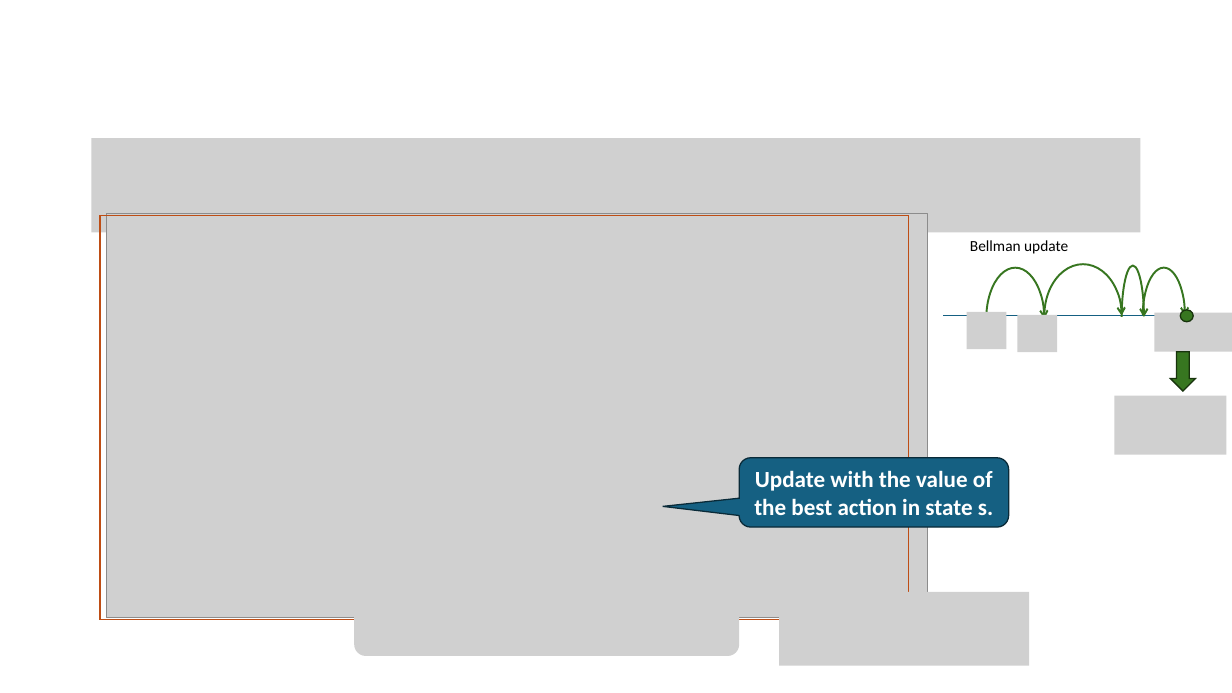
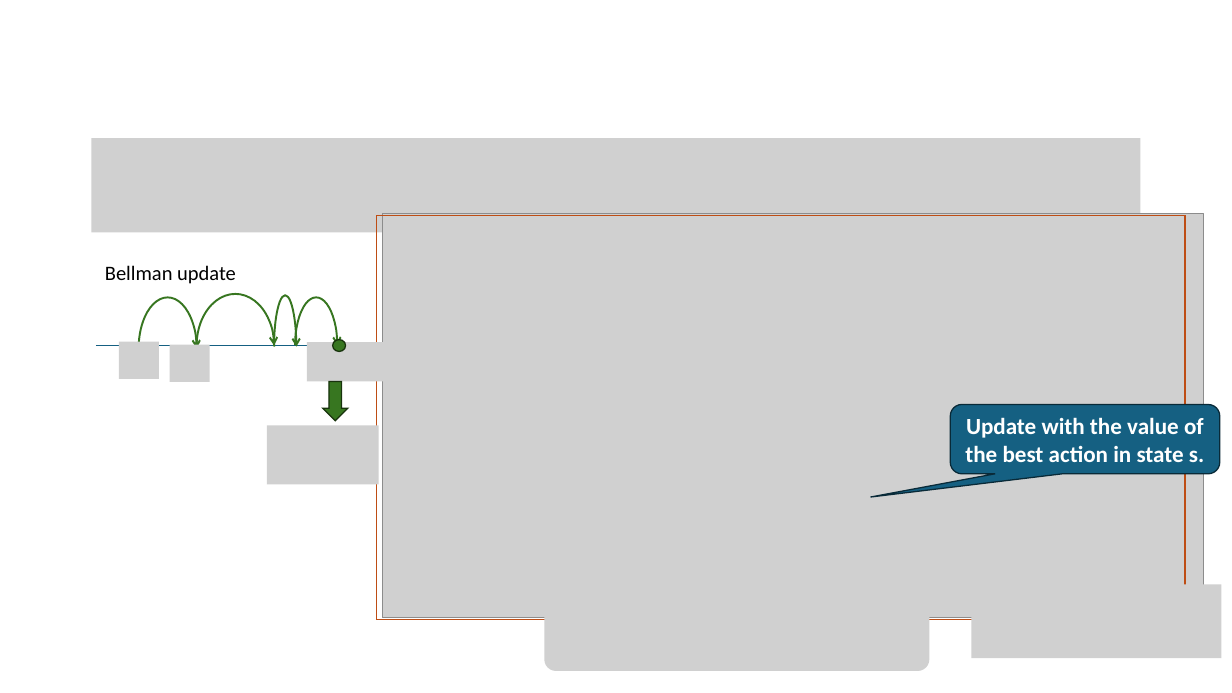
Before and after one commit to mhahsler/CS7320-AI, a slide deck: slide 11 of slides/22_Reinforcement_Learning.pptx. Drawn at 1232x693 pixels with LibreOffice and Linux fonts; fonts in the diff are those of the drawing; grey boxes stand for pictures. Boxes give left, top, right and bottom in pixels: in the first picture for what was removed or moved away, otherwise in the second. Text is boxed around its words. In the diff, an @@ line names an element or a change of style, - is before the commit and + after.

```diff
--- a/slides/22_Reinforcement_Learning.pptx
+++ b/slides/22_Reinforcement_Learning.pptx
@@ rectangle: place and size @@
-rectangle at box(100, 215, 909, 619)
+rectangle at box(376, 215, 1185, 619)
@@ picture: place and size @@
-picture at box(106, 214, 928, 618)
+picture at box(383, 213, 1204, 617)
@@ text "Bellman update": place and size @@
-text "Bellman update" at box(970, 240, 1068, 254)
+text "Bellman update" at box(105, 265, 236, 284)
@@ text "Bellman update" at box(105, 265, 236, 284): size 12 to 16 pt @@
@@ 2 pictures, 2 arc (boxed as its full ellipse)s, 1 down arrow, 1 line: place and size @@
-2 pictures, 2 arc (boxed as its full ellipse)s, 1 down arrow, 1 line at box(944, 265, 1196, 391)
+2 pictures, 2 arc (boxed as its full ellipse)s, 1 down arrow, 1 line at box(96, 295, 348, 421)
@@ 2 arc (boxed as its full ellipse)s, 1 picture, 1 ellipse: place and size @@
-2 arc (boxed as its full ellipse)s, 1 picture, 1 ellipse at box(986, 264, 1232, 370)
+2 arc (boxed as its full ellipse)s, 1 picture, 1 ellipse at box(139, 294, 384, 399)
@@ rounded speech box "Update with the value of ...": place and size @@
-rounded speech box "Update with the value of ..." at box(739, 457, 1009, 527)
+rounded speech box "Update with the value of ..." at box(951, 405, 1221, 474)
@@ rounded speech box "Update with the value of ..." at box(951, 405, 1221, 474): proportions changed @@
@@ picture removed at box(1115, 396, 1226, 455) @@
@@ picture added at box(267, 425, 379, 484) @@
@@ picture removed at box(779, 592, 1030, 666) @@
@@ picture added at box(971, 584, 1222, 658) @@
@@ picture: place and size @@
-picture at box(354, 587, 739, 656)
+picture at box(544, 602, 930, 671)
```
Also in this commit, not shown: 14 other slides changed, 1 other file.
